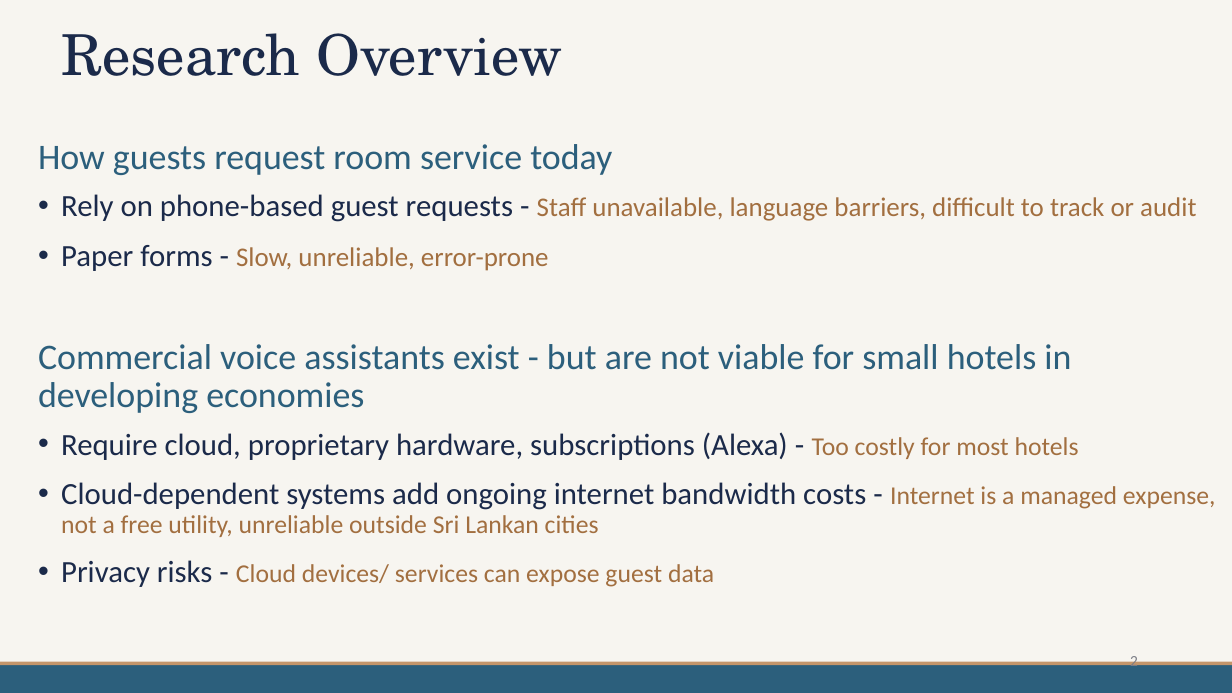
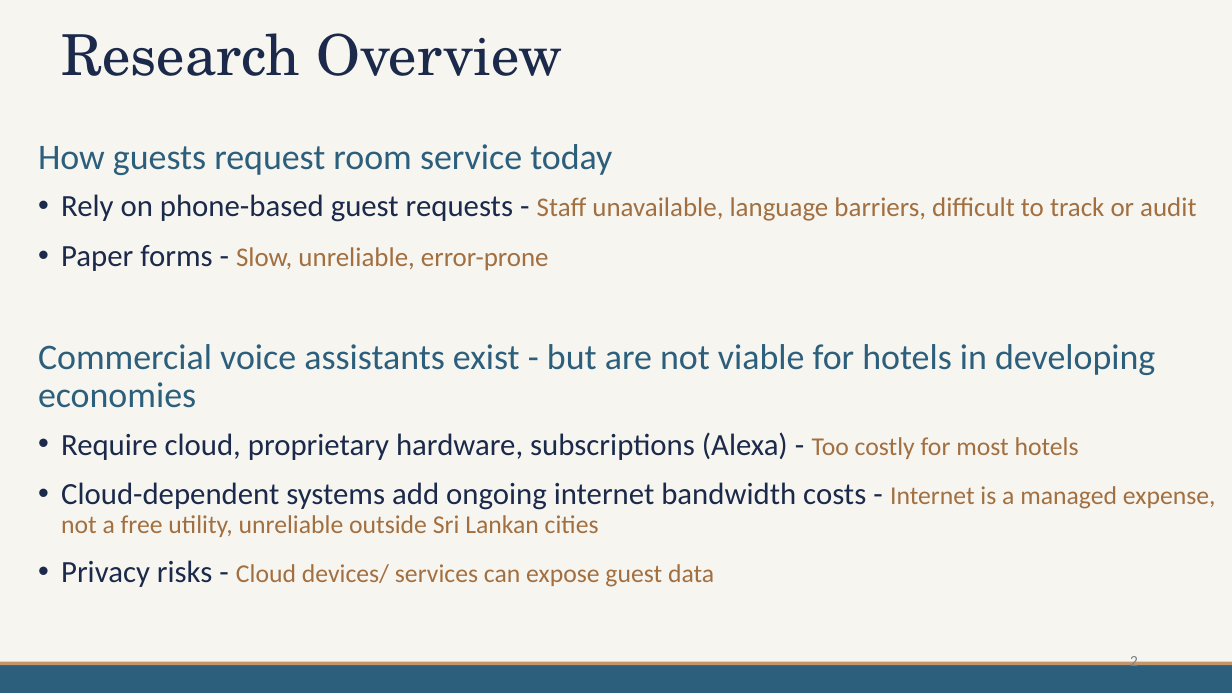
Before and after one commit to mdpw/msc-research, a slide deck: slide 2 of documents/Viva Presentation.pptx. Drawn at 1232x693 pixels with LibreOffice and Linux fonts; fonts in the diff are those of the drawing. Boxes give left, top, right and bottom in pixels: in the first picture for what was removed or moved away, otherwise in the second. Text is boxed around its words. In the diff, an @@ line names an element or a change of style, - is before the commit and + after.

```diff
--- a/documents/Viva Presentation.pptx
+++ b/documents/Viva Presentation.pptx
@@ text at (x1=38, y1=344, x2=1155, y2=408): text changed @@
-Commercial voice assistants exist - but are not viable for small hotels in developing economies
+Commercial voice assistants exist - but are not viable for hotels in developing economies
```
Also in this commit, not shown: 17 other slides changed, 2 slides added, 2 slides removed.
